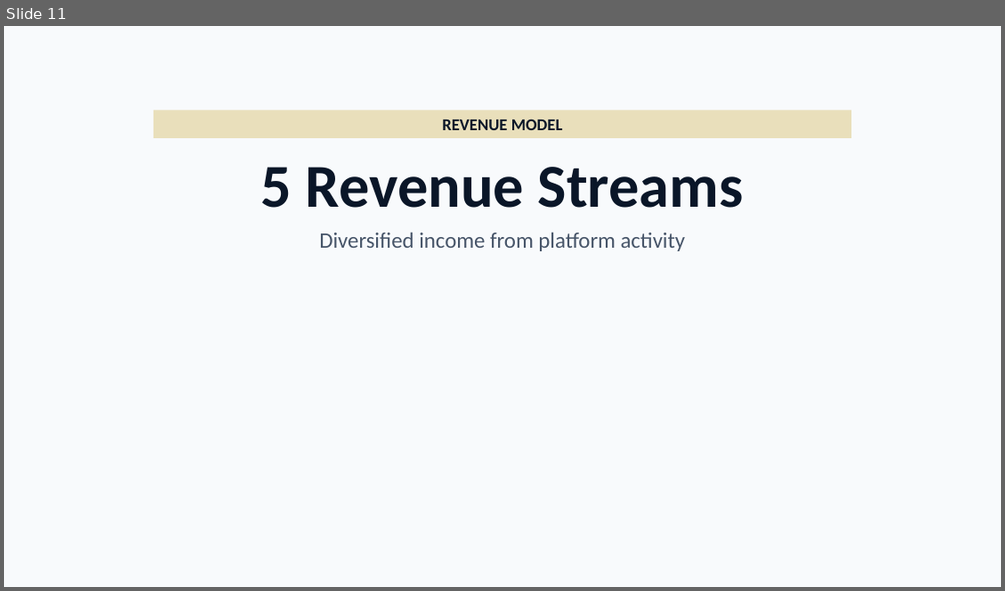
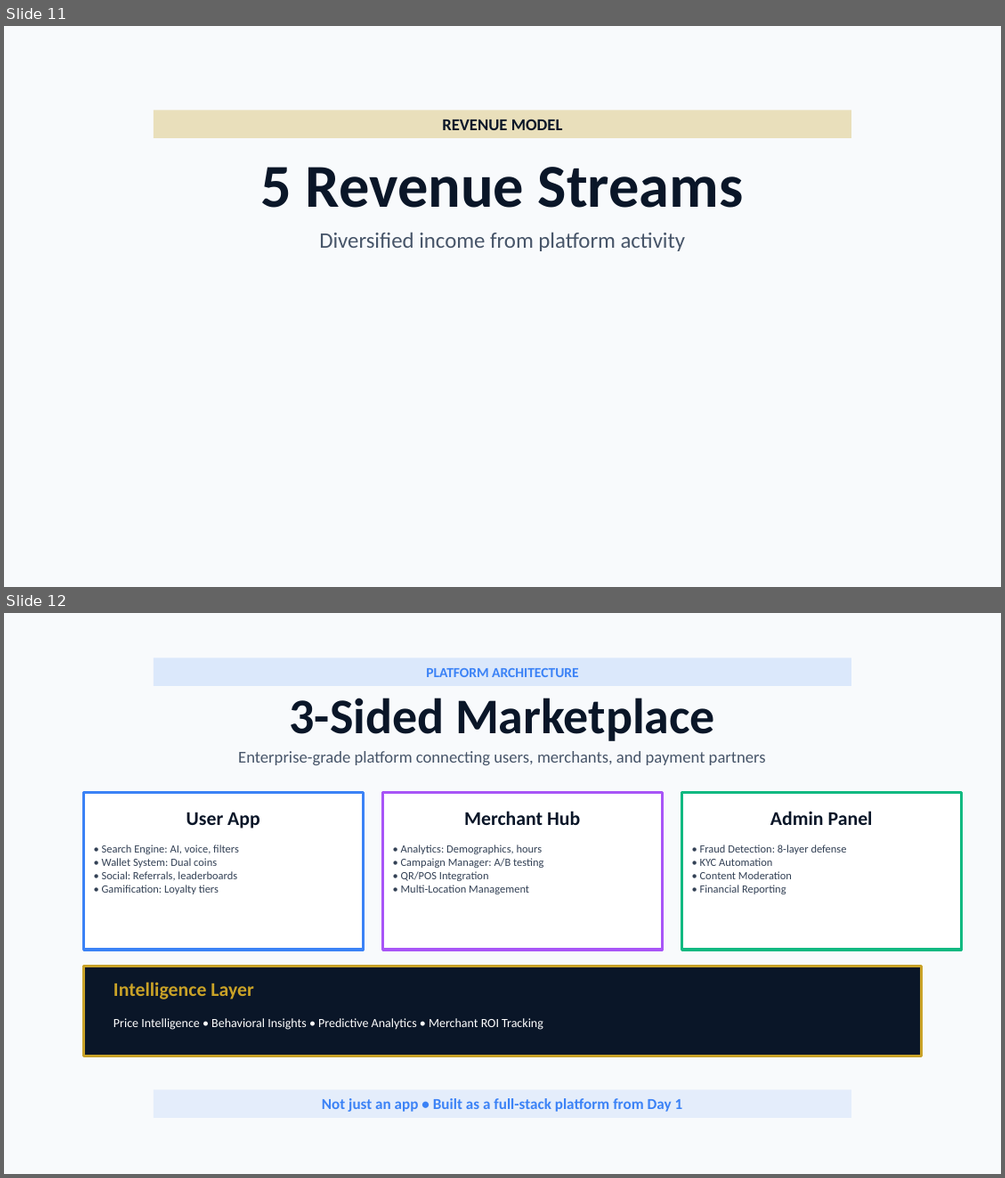
Before and after one commit to imrejaul007/nuqtaapp, a slide deck: Nuqta-Pitch-Deck-2026.pptx. Shown one above the other, each under a label of ours: slide 11 before the commit, slides 11 and 12 after it. The pictures are 1005x591 and 1005x1178 pixels, drawn with LibreOffice and Linux fonts; fonts in the diff are those of the drawing. Boxes give left, top, right and bottom in pixels: in the first picture for what was removed or moved away, otherwise in the second. Text is boxed around its words. In the diff, an @@ line names an element or a change of style, - is before the commit and + after.

```diff
--- a/Nuqta-Pitch-Deck-2026.pptx
+++ b/Nuqta-Pitch-Deck-2026.pptx
@@ slide 12 added at (4,613,1001,1174), background #F8FAFC @@
@@ rectangle added at (154,657,851,686), fill #3B82F6 at 15% opacity, 10 pt, text #3B82F6, bold @@
+PLATFORM ARCHITECTURE
@@ text added at (290,698,715,741), 36 pt, text #0A1628, bold @@
+3-Sided Marketplace
@@ text added at (238,751,766,765), 12 pt, text #475569 @@
+Enterprise-grade platform connecting users, merchants, and payment partners
@@ rectangle added at (84,793,363,949), fill #FFFFFF, outline #3B82F6 2 pt @@
@@ rectangle added at (383,793,662,949), fill #FFFFFF, outline #A855F7 2 pt @@
@@ rectangle added at (682,793,961,949), fill #FFFFFF, outline #10B981 2 pt @@
@@ text added at (186,812,260,828), 14 pt, text #0A1628, bold @@
+User App
@@ text added at (464,811,580,825), 14 pt, text #0A1628, bold @@
+Merchant Hub
@@ text added at (770,811,873,825), 14 pt, text #0A1628, bold @@
+Admin Panel
@@ text added at (102,844,239,894), 8 pt, text #334155 @@
+• Search Engine: AI, voice, filters
+• Wallet System: Dual coins
+• Social: Referrals, leaderboards
+• Gamification: Loyalty tiers
@@ text added at (401,844,543,894), 8 pt, text #334155 @@
+• Analytics: Demographics, hours
+• Campaign Manager: A/B testing
+• QR/POS Integration
+• Multi-Location Management
@@ text added at (700,844,847,894), 8 pt, text #334155 @@
+• Fraud Detection: 8-layer defense
+• KYC Automation
+• Content Moderation
+• Financial Reporting
@@ rectangle added at (84,965,921,1055), fill #0A1628, outline #C9A227 2 pt @@
@@ text added at (113,981,253,999), 14 pt, text #C9A227, bold @@
+Intelligence Layer
@@ text added at (113,1018,543,1030), 9 pt, text #FFFFFF @@
+Price Intelligence • Behavioral Insights • Predictive Analytics • Merchant ROI Tracking
@@ rectangle added at (154,1089,851,1118), fill #3B82F6 at 10% opacity, 11 pt, text #3B82F6, bold @@
+Not just an app • Built as a full-stack platform from Day 1
```
Also in this commit, not shown: 1 slide removed, 2 other files.
